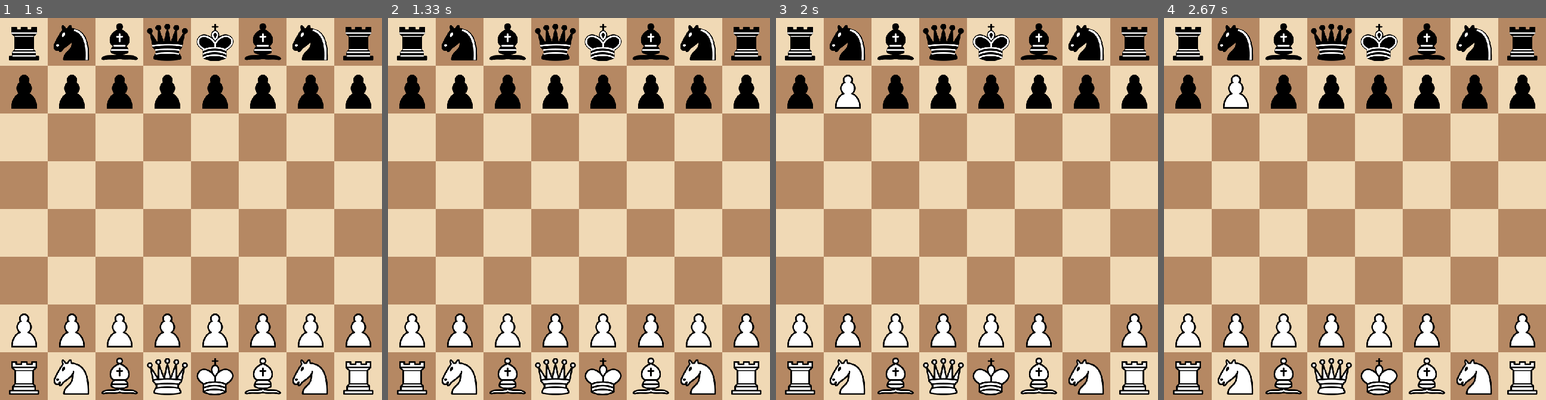
Above: before the commit, frames 1-4 (left to right).
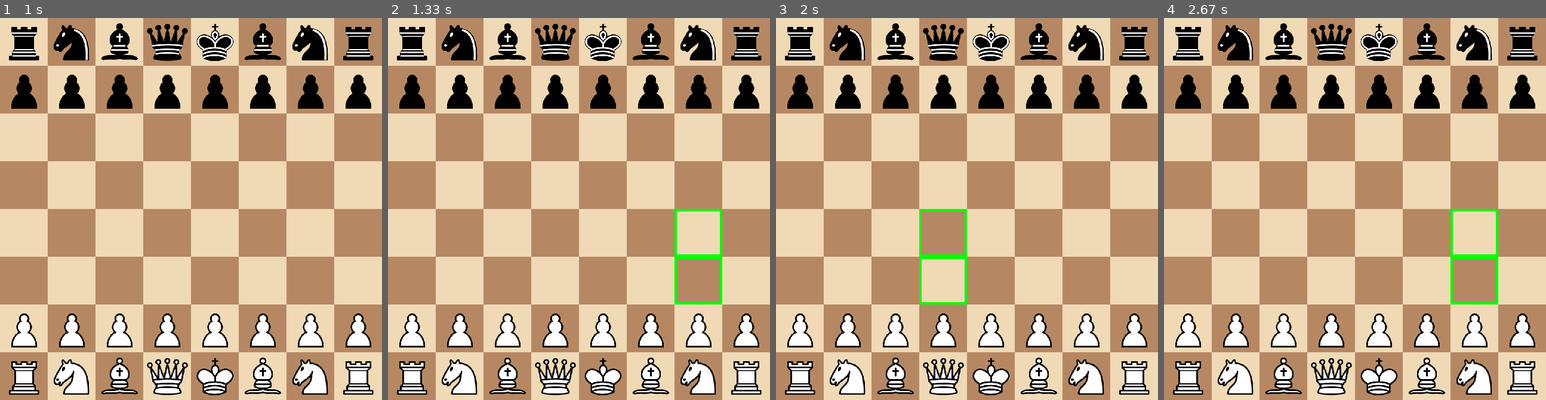
Above: after the commit, the same moments.

Repository: eladk333/Chess
Game: pygame game, started from main.py
Same seed, same stepped clock (60 frames per second), same inputs: the game is played once before the commit and once after it.
Inputs (mouse positions are in pixels of both pictures, inside the frame that each line leads up to):
- Up to frame 1 (1 s): click (191, 209) at 0.38 s
- Up to frame 2 (1.33 s): click (720, 342) at 1.22 s
- Up to frame 3 (2 s): click (867, 67) at 1.55 s; click (947, 308) at 1.88 s
- Up to frame 4 (2.67 s): click (1500, 354) at 2.22 s; click (1488, 308) at 2.55 s

Frame 1 is identical in both runs. In frame 2, 0.6% of the frame differs, in the area x 75-88%, y 50-75%; in frame 3, 1.3%, in the area x 15-85%, y 15-87%; in frame 4, 1.3%.

Commit message:
Added legal moves, castling, promotion, en passant, added check and chackmate

Diff:
--- a/main.py
+++ b/main.py
@@ -1,6 +1,6 @@
 import pygame
 from ui.pygame_ui import draw_board, load_piece_images, draw_pieces
-from rules import get_legal_moves
+from rules import get_legal_moves, is_checkmate, is_in_check
 
 TILE_SIZE = 80
 
@@ -8,23 +8,23 @@
     board = [[None for _ in range(8)] for _ in range(8)]
 
     for col in range(8):
-        board[1][col] = {'type': 'pawn', 'color': 'black'}
-        board[6][col] = {'type': 'pawn', 'color': 'white'}
+        board[1][col] = {'type': 'pawn', 'color': 'black', 'has_moved': False}
+        board[6][col] = {'type': 'pawn', 'color': 'white', 'has_moved': False}
 
-    board[0][0] = board[0][7] = {'type': 'rook', 'color': 'black'}
+    board[0][0] = board[0][7] = {'type': 'rook', 'color': 'black', 'has_moved': False}
     board[7][0] = board[7][7] = {'type': 'rook', 'color': 'white'}
 
-    board[0][1] = board[0][6] = {'type': 'knight', 'color': 'black'}
-    board[7][1] = board[7][6] = {'type': 'knight', 'color': 'white'}
+    board[0][1] = board[0][6] = {'type': 'knight', 'color': 'black', 'has_moved': False}
+    board[7][1] = board[7][6] = {'type': 'knight', 'color': 'white', 'has_moved': False}
 
-    board[0][2] = board[0][5] = {'type': 'bishop', 'color': 'black'}
-    board[7][2] = board[7][5] = {'type': 'bishop', 'color': 'white'}
+    board[0][2] = board[0][5] = {'type': 'bishop', 'color': 'black', 'has_moved': False}
+    board[7][2] = board[7][5] = {'type': 'bishop', 'color': 'white', 'has_moved': False}
 
-    board[0][3] = {'type': 'queen', 'color': 'black'}
-    board[7][3] = {'type': 'queen', 'color': 'white'}
+    board[0][3] = {'type': 'queen', 'color': 'black', 'has_moved': False}
+    board[7][3] = {'type': 'queen', 'color': 'white', 'has_moved': False}
 
-    board[0][4] = {'type': 'king', 'color': 'black'}
-    board[7][4] = {'type': 'king', 'color': 'white'}
+    board[0][4] = {'type': 'king', 'color': 'black', 'has_moved': False}
+    board[7][4] = {'type': 'king', 'color': 'white', 'has_moved': False}
 
     return board
 
@@ -33,16 +33,31 @@
     screen = pygame.display.set_mode((640, 640))
     pygame.display.set_caption("Chess")
 
+    font = pygame.font.SysFont(None, 48)
+    check_message = ""
     board = create_starting_board()
     images = load_piece_images()
+    last_move = None
 
     selected = None  # (row, col)
     current_turn = 'white'
 
+    highlight_squares = []
+
     running = True
+    game_over = False
     while running:
-        draw_board(screen)
+        draw_board(screen, highlight_squares)
         draw_pieces(screen, board, images)
+        # if check_message:
+        #     text = font.render(check_message, True, (255, 0, 0))
+        #     screen.blit(text, (10, 10))
+
+        if game_over:
+            restart_text = font.render("Click to Restart", True, (0, 128, 0))
+            rect = restart_text.get_rect(center=(320, 320))
+            pygame.draw.rect(screen, (255, 255, 255), rect.inflate(20, 10))
+            screen.blit(restart_text, rect)
         pygame.display.flip()
 
         for event in pygame.event.get():
@@ -55,20 +70,73 @@
                 col = x // TILE_SIZE
 
                 if selected:
-                    # Try to move
+                    if game_over:
+                        board = create_starting_board()
+                        selected = None
+                        current_turn = 'white'
+                        check_message = ""
+                        highlight_squares = []
+                        game_over = False
+                        continue
+
                     src_row, src_col = selected
                     piece = board[src_row][src_col]
+                    legal_moves = get_legal_moves(piece, src_row, src_col, board, last_move=last_move)
 
-                    if piece and piece['color'] == current_turn:
+                    if (row, col) in legal_moves:
+                        # Handle castling
+                        if piece['type'] == 'king' and abs(col - src_col) == 2:
+                            # Kingside
+                            if col == 6:
+                                rook = board[src_row][7]
+                                board[src_row][5] = rook
+                                board[src_row][7] = None
+                                rook['has_moved'] = True
+                            # Queenside
+                            elif col == 2:
+                                rook = board[src_row][0]
+                                board[src_row][3] = rook
+                                board[src_row][0] = None
+                                rook['has_moved'] = True
+
+                        # En passant capture
+                        if piece['type'] == 'pawn' and board[row][col] is None and col != src_col:
+                            # Moved diagonally to empty square → en passant
+                            captured_pawn_row = row + (1 if piece['color'] == 'white' else -1)
+                            board[captured_pawn_row][col] = None
+
+                        # Move the piece
                         board[row][col] = piece
                         board[src_row][src_col] = None
+                        piece['has_moved'] = True
+
+                        # Pawn promotion
+                        if piece['type'] == 'pawn':
+                            if (piece['color'] == 'white' and row == 0) or (piece['color'] == 'black' and row == 7):
+                                piece['type'] = 'queen'  # Promote to queen
+                        last_move = ((src_row, src_col), (row, col), piece.copy())
                         current_turn = 'black' if current_turn == 'white' else 'white'
+                        # Checkmate detection
+                        if is_checkmate(board, current_turn):
+                            check_message = f"Checkmate! {current_turn} loses."
+                            game_over = True
+                        elif is_in_check(board, current_turn):
+                            check_message = "Check!"
+                        else:
+                            check_message = ""
 
-                    selected = None  # Deselect
+
+                    selected = None
+                    highlight_squares = []
+
                 else:
-                    # First click — select piece
                     if board[row][col] and board[row][col]['color'] == current_turn:
                         selected = (row, col)
+                        piece = board[row][col]
+                        highlight_squares = get_legal_moves(piece, row, col, board, last_move=last_move)
+                    else:
+                        highlight_squares = []
+
 
     pygame.quit()
 
--- a/rules.py
+++ b/rules.py
@@ -1,24 +1,130 @@
-def get_legal_moves(piece, row, col, board):
+import copy
+
+def get_legal_moves(piece, row, col, board, ignore_check=False, last_move=None):
     moves = []
+
     if piece['type'] == 'pawn':
-        direction = -1 if piece['color'] == 'white' else 1
-        start_row = 6 if piece['color'] == 'white' else 1
+        moves += pawn_moves(piece, row, col, board, last_move)
+    elif piece['type'] == 'rook':
+        moves += rook_moves(piece, row, col, board)
+    elif piece['type'] == 'knight':
+        moves += knight_moves(piece, row, col, board)
+    elif piece['type'] == 'bishop':
+        moves += bishop_moves(piece, row, col, board)
+    elif piece['type'] == 'queen':
+        moves += rook_moves(piece, row, col, board) + bishop_moves(piece, row, col, board)
+    elif piece['type'] == 'king':
+        moves += king_moves(piece, row, col, board)
 
-        # One step forward
-        if is_empty(board, row + direction, col):
-            moves.append((row + direction, col))
+    if not ignore_check:
+        # Filter out moves that would leave king in check
+        valid = []
+        for r, c in moves:
+            new_board = simulate_move(board, (row, col), (r, c))
+            if not is_in_check(new_board, piece['color']):
+                valid.append((r, c))
+        moves = valid
 
-            # Two steps from starting row
-            if row == start_row and is_empty(board, row + 2 * direction, col):
-                moves.append((row + 2 * direction, col))
+    return moves
 
-        # Captures
-        for dcol in [-1, 1]:
-            r, c = row + direction, col + dcol
-            if in_bounds(r, c) and is_enemy(piece, board[r][c]):
+def pawn_moves(piece, row, col, board, last_move):
+    moves = []
+    direction = -1 if piece['color'] == 'white' else 1
+    start_row = 6 if piece['color'] == 'white' else 1
+
+    # One step forward
+    if is_empty(board, row + direction, col):
+        moves.append((row + direction, col))
+        # Two steps
+        if row == start_row and is_empty(board, row + 2 * direction, col):
+            moves.append((row + 2 * direction, col))
+
+    # Captures
+    for dcol in [-1, 1]:
+        r, c = row + direction, col + dcol
+        if in_bounds(r, c) and is_enemy(piece, board[r][c]):
+            moves.append((r, c))
+
+    # En passant
+    if last_move:
+        (from_row, from_col), (to_row, to_col), last_piece = last_move
+        if last_piece and last_piece['type'] == 'pawn' and abs(to_row - from_row) == 2:
+            if to_row == row and abs(to_col - col) == 1 and board[row][to_col] and board[row][to_col]['color'] != piece['color']:
+                moves.append((row + direction, to_col))
+
+    return moves
+
+def rook_moves(piece, row, col, board):
+    moves = []
+    directions = [(-1, 0), (1, 0), (0, -1), (0, 1)]
+    for dr, dc in directions:
+        r, c = row + dr, col + dc
+        while in_bounds(r, c):
+            if is_empty(board, r, c):
+                moves.append((r, c))
+            elif is_enemy(piece, board[r][c]):
+                moves.append((r, c))
+                break
+            else:
+                break
+            r += dr
+            c += dc
+    return moves
+
+def knight_moves(piece, row, col, board):
+    moves = []
+    deltas = [
+        (-2, -1), (-2, 1), (-1, -2), (-1, 2),
+        (1, -2),  (1, 2),  (2, -1),  (2, 1)
+    ]
+    for dr, dc in deltas:
+        r, c = row + dr, col + dc
+        if in_bounds(r, c) and (is_empty(board, r, c) or is_enemy(piece, board[r][c])):
+            moves.append((r, c))
+    return moves
+
+def bishop_moves(piece, row, col, board):
+    moves = []
+    directions = [(-1, -1), (-1, 1), (1, -1), (1, 1)]
+    for dr, dc in directions:
+        r, c = row + dr, col + dc
+        while in_bounds(r, c):
+            if is_empty(board, r, c):
+                moves.append((r, c))
+            elif is_enemy(piece, board[r][c]):
+                moves.append((r, c))
+                break
+            else:
+                break
+            r += dr
+            c += dc
+    return moves
+
+def king_moves(piece, row, col, board):
+    moves = []
+    for dr in [-1, 0, 1]:
+        for dc in [-1, 0, 1]:
+            if dr == 0 and dc == 0:
+                continue
+            r, c = row + dr, col + dc
+            if in_bounds(r, c) and (is_empty(board, r, c) or is_enemy(piece, board[r][c])):
                 moves.append((r, c))
 
-    # TODO: Add other pieces later
+    # Castling (simplified: only if path is clear and no movement yet)
+    if not piece.get('has_moved'):
+        row_castle = row
+        # Kingside
+        if all(is_empty(board, row_castle, c) for c in [5, 6]):
+            rook = board[row_castle][7]
+            if rook and rook['type'] == 'rook' and rook['color'] == piece['color'] and not rook.get('has_moved'):
+                moves.append((row_castle, 6))  # King goes to g-file
+
+        # Queenside
+        if all(is_empty(board, row_castle, c) for c in [1, 2, 3]):
+            rook = board[row_castle][0]
+            if rook and rook['type'] == 'rook' and rook['color'] == piece['color'] and not rook.get('has_moved'):
+                moves.append((row_castle, 2))  # King goes to c-file
+
     return moves
 
 def is_empty(board, row, col):
@@ -29,3 +135,48 @@
 
 def in_bounds(row, col):
     return 0 <= row < 8 and 0 <= col < 8
+
+def find_king(board, color):
+    for row in range(8):
+        for col in range(8):
+            piece = board[row][col]
+            if piece and piece['type'] == 'king' and piece['color'] == color:
+                return (row, col)
+    return None
+
+def simulate_move(board, src, dst):
+    new_board = copy.deepcopy(board)
+    r1, c1 = src
+    r2, c2 = dst
+    new_board[r2][c2] = new_board[r1][c1]
+    new_board[r1][c1] = None
+    if new_board[r2][c2]:
+        new_board[r2][c2]['has_moved'] = True
+    return new_board
+
+def is_in_check(board, color):
+    king_pos = find_king(board, color)
+    if not king_pos:
+        return True  # king not on board
+
+    enemy_color = 'black' if color == 'white' else 'white'
+    for row in range(8):
+        for col in range(8):
+            piece = board[row][col]
+            if piece and piece['color'] == enemy_color:
+                moves = get_legal_moves(piece, row, col, board, ignore_check=True)
+                if king_pos in moves:
+                    return True
+    return False
+
+def is_checkmate(board, color):
+    for row in range(8):
+        for col in range(8):
+            piece = board[row][col]
+            if piece and piece['color'] == color:
+                moves = get_legal_moves(piece, row, col, board)
+                for move in moves:
+                    new_board = simulate_move(board, (row, col), move)
+                    if not is_in_check(new_board, color):
+                        return False
+    return is_in_check(board, color)
--- a/ui/pygame_ui.py
+++ b/ui/pygame_ui.py
@@ -8,12 +8,19 @@
 
 ASSETS_PATH = os.path.join(os.path.dirname(__file__), "assets")
 
-def draw_board(screen):
+def draw_board(screen, highlight_squares=None):
+    if highlight_squares is None:
+        highlight_squares = []
+
     for row in range(8):
         for col in range(8):
             color = LIGHT if (row + col) % 2 == 0 else DARK
             rect = pygame.Rect(col * TILE_SIZE, row * TILE_SIZE, TILE_SIZE, TILE_SIZE)
             pygame.draw.rect(screen, color, rect)
+
+            # Highlight square
+            if (row, col) in highlight_squares:
+                pygame.draw.rect(screen, (0, 255, 0), rect, 4)  # green outline
 
 def load_piece_images():
     images = {}
